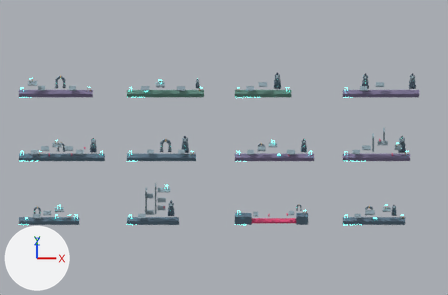
The Blender file models/echo-fall.blend: old version first, new version second.
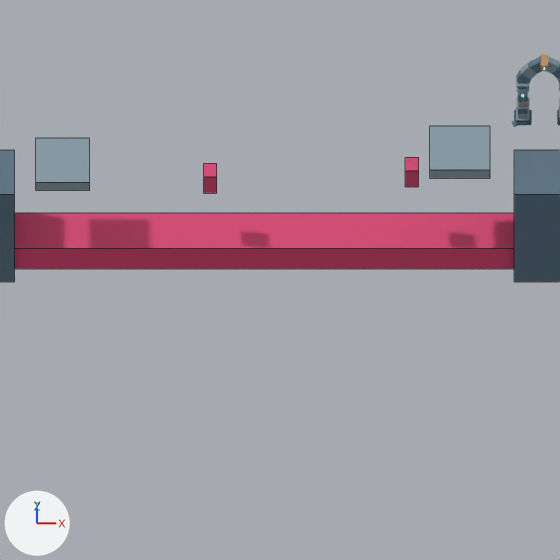
The first picture shows the older version from the file's camera 'Network / overview camera'. The close-ups show the older and then the newer version on the part from 56% to 67% of the width and 68% to 85% of the height of that picture. Only the edits that show in the close-ups are written down. Lighting does not change. The marker at lower left points along +X, +Y and +Z. The close-ups show mesh edges as thin lines.

Before the edit, the objects in view are built like this:
```python
me_cube_170 = bpy.data.meshes.new('Cube.170')
me_cube_170.from_pydata(...)  # a box spanning x -1.1..1.1, y -0.5..0.5, z -1.08..1.08
me_cube_170.materials.append(mat_ruins___blue_slate)  # blue #5d7688
me_cube_172 = bpy.data.meshes.new('Cube.172')
me_cube_172.from_pydata(...)  # a box spanning x -0.5..0.5, y -0.5..0.5, z -0.1..0.1
me_cube_172.materials.append(mat_ruins___worn_edges)  # greyish blue #899ea8
me_cube_173 = bpy.data.meshes.new('Cube.173')
me_cube_173.from_pydata(...)  # a box spanning x -4.15..4.15, y -0.4..0.4, z -0.25..0.25
me_cube_173.materials.append(mat_wanderer___signal_red_scarf)  # pink #d74273
ob_floor___cistern___01 = bpy.data.objects.new('floor / cistern / 01', me_cube_170)
ob_floor___cistern___01.location = (52.5, 0.0, 0.14)
ob_hazard___cistern = bpy.data.objects.new('hazard / cistern', me_cube_173)
ob_hazard___cistern.location = (47.25, 0.0, -0.47)
ob_platform___cistern___01 = bpy.data.objects.new('platform / cistern / 01', me_cube_172)
ob_platform___cistern___01.location = (50.5, 0.0, 1.72)
# also in view: 'floor / cistern / 00' at (41.5, 0.0, 0.1); 'platform / cistern / 00' at (43.9, 0.0, 1.4)
```
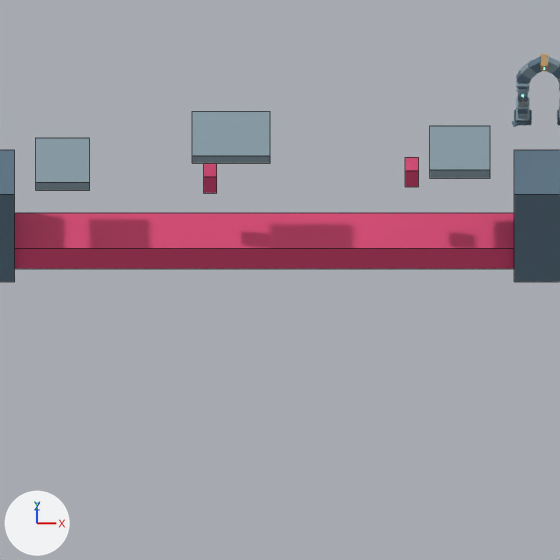
Where the change shows, as pixel boxes [x1, y1, x2, y2] in the close-ups (560 x 560 px):
'platform / cistern / 02', added
    after: [192, 111, 270, 163]

The change, as a diff of the scene's bpy script:
```diff
--- a/models/echo-fall.blend.py
+++ b/models/echo-fall.blend.py
@@ me_cube_341 @@
+me_cube_341.from_pydata(...)  # a box spanning x -0.65..0.65, y -0.5..0.5, z -0.09..0.09
+me_cube_341.materials.append(mat_ruins___worn_edges)  # greyish blue #899ea8
@@ ob_platform___cistern___02 @@
+ob_platform___cistern___02 = bpy.data.objects.new('platform / cistern / 02', me_cube_341)
+ob_platform___cistern___02.location = (46.7, 0.0, 2.08)
```
